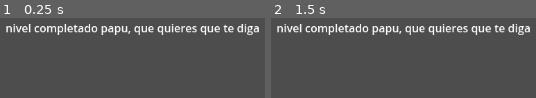
Above: before the commit, frames 1-2 (left to right).
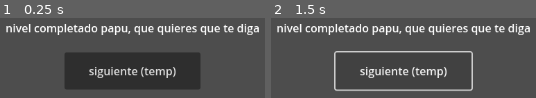
Above: after the commit, the same moments.

Repository: itsbeesfan/kana-warrior
Game: Godot game, scene res://scenes/LevelComplete.tscn
The game is run twice, just before and just after one commit, with the same random seed, the same clock (stepped at 60 frames per second) and the same inputs. Before the commit the project has no main scene; this scene is started directly in both runs.
Inputs (mouse positions are in pixels of both pictures, inside the frame that each line leads up to):
- Up to frame 1 (0.25 s): no input
- Up to frame 2 (1.5 s): click (403, 70) at 0.5 s, where only the run after the commit has a clickable "siguiente (temp)"; tap Enter at 1.25 s; hold Right from 1.28 s (still down); tap Alt at 1.35 s

The runs differ from the first frame. In frame 1, 22% of the frame differs, in the area x 24-76%, y 43-89%; in frame 2, 5.0%.

Commit message:
added level locking feature

Diff:
--- a/kana-warrior/project.godot
+++ b/kana-warrior/project.godot
@@ -11,6 +11,7 @@
 [application]
 
 config/name="kana kenshin"
+run/main_scene="uid://dou5sk06gbaqa"
 config/features=PackedStringArray("4.5", "GL Compatibility")
 config/icon="res://icon.svg"
 
--- a/kana-warrior/scenes/LevelComplete.tscn
+++ b/kana-warrior/scenes/LevelComplete.tscn
@@ -1,4 +1,6 @@
-[gd_scene format=3 uid="uid://c6mnoapp60ypa"]
+[gd_scene load_steps=2 format=3 uid="uid://c6mnoapp60ypa"]
+
+[ext_resource type="Script" uid="uid://dkl3hrlkpwhtj" path="res://scenes/level_complete.gd" id="1_yuutf"]
 
 [node name="LevelComplete" type="Control"]
 layout_mode = 3
@@ -7,6 +9,7 @@
 anchor_bottom = 1.0
 grow_horizontal = 2
 grow_vertical = 2
+script = ExtResource("1_yuutf")
 
 [node name="Label" type="Label" parent="."]
 layout_mode = 1
@@ -22,3 +25,20 @@
 grow_horizontal = 2
 grow_vertical = 2
 text = "nivel completado papu, que quieres que te diga"
+
+[node name="NextButton" type="Button" parent="."]
+layout_mode = 1
+anchors_preset = -1
+anchor_left = 0.5
+anchor_top = 0.597
+anchor_right = 0.5
+anchor_bottom = 0.597
+offset_left = -98.0
+offset_top = -26.605988
+offset_right = 98.0
+offset_bottom = 26.894012
+grow_horizontal = 2
+grow_vertical = 2
+text = "siguiente (temp)"
+
+[connection signal="pressed" from="NextButton" to="." method="_on_next_button_pressed"]
--- /dev/null
+++ b/kana-warrior/scenes/all_hiragana_button.gd
@@ -0,0 +1,12 @@
+extends Button
+
+@export var level_number := 5
+
+# Called when the node enters the scene tree for the first time.
+func _ready() -> void:
+	pass # Replace with function body.
+
+
+# Called every frame. 'delta' is the elapsed time since the previous frame.
+func _process(delta: float) -> void:
+	pass
--- /dev/null
+++ b/kana-warrior/scenes/first_fifteen_button.gd
@@ -0,0 +1,11 @@
+extends Button
+
+@export var level_number := 2
+
+# Called when the node enters the scene tree for the first time.
+func _ready() -> void:
+	pass # Replace with function body.
+
+# Called every frame. 'delta' is the elapsed time since the previous frame.
+func _process(delta: float) -> void:
+	pass
--- /dev/null
+++ b/kana-warrior/scenes/first_five_button.gd
@@ -0,0 +1,12 @@
+extends Button
+
+@export var level_number := 1
+
+
+# Called when the node enters the scene tree for the first time.
+func _ready() -> void:
+	pass # Replace with function body.
+
+# Called every frame. 'delta' is the elapsed time since the previous frame.
+func _process(delta: float) -> void:
+	pass
--- /dev/null
+++ b/kana-warrior/scenes/first_thirty_five_button.gd
@@ -0,0 +1,13 @@
+extends Button
+
+@export var level_number := 4
+
+# Called when the node enters the scene tree for the first time.
+func _ready() -> void:
+	pass # Replace with function body.
+
+
+
+# Called every frame. 'delta' is the elapsed time since the previous frame.
+func _process(delta: float) -> void:
+	pass
--- /dev/null
+++ b/kana-warrior/scenes/first_twenty_five_button.gd
@@ -0,0 +1,12 @@
+extends Button
+
+@export var level_number := 3
+
+# Called when the node enters the scene tree for the first time.
+func _ready() -> void:
+	pass # Replace with function body.
+
+
+# Called every frame. 'delta' is the elapsed time since the previous frame.
+func _process(delta: float) -> void:
+	pass
--- a/kana-warrior/scenes/selectLevel.tscn
+++ b/kana-warrior/scenes/selectLevel.tscn
@@ -1,6 +1,11 @@
-[gd_scene load_steps=2 format=3 uid="uid://diri6chvmpdno"]
+[gd_scene load_steps=7 format=3 uid="uid://diri6chvmpdno"]
 
 [ext_resource type="Script" uid="uid://cnc2xrfodphdl" path="res://scripts/select_level.gd" id="1_yd4kl"]
+[ext_resource type="Script" uid="uid://bj833aujnn8bq" path="res://scenes/first_five_button.gd" id="2_c5rqm"]
+[ext_resource type="Script" uid="uid://batyrmpmqls8" path="res://scenes/first_fifteen_button.gd" id="3_mbmv6"]
+[ext_resource type="Script" uid="uid://n76633din8rm" path="res://scenes/first_twenty_five_button.gd" id="4_gb6kv"]
+[ext_resource type="Script" uid="uid://n07mtosujvwg" path="res://scenes/first_thirty_five_button.gd" id="5_trl3s"]
+[ext_resource type="Script" uid="uid://b65ln3hx5f1c4" path="res://scenes/all_hiragana_button.gd" id="6_u3vox"]
 
 [node name="SelectLevel" type="Control"]
 layout_mode = 3
@@ -27,88 +32,6 @@
 theme_override_font_sizes/font_size = 32
 text = "LEVEL SELECT"
 
-[node name="FirstFiveButton" type="Button" parent="."]
-layout_mode = 1
-anchors_preset = -1
-anchor_left = 0.069000006
-anchor_top = 0.162
-anchor_right = 0.069000006
-anchor_bottom = 0.162
-offset_left = 0.5119934
-offset_top = 0.024002075
-offset_right = 288.38434
-offset_bottom = 164.024
-focus_mode = 0
-
-[node name="FirstFifteenButton" type="Button" parent="."]
-layout_mode = 1
-anchors_preset = -1
-anchor_left = 0.5
-anchor_top = 0.29000002
-anchor_right = 0.5
-anchor_bottom = 0.29000002
-offset_left = -144.0
-offset_top = -82.42001
-offset_right = 144.0
-offset_bottom = 82.57999
-grow_horizontal = 2
-grow_vertical = 2
-focus_mode = 0
-
-[node name="FirstTwentyFiveButton" type="Button" parent="."]
-layout_mode = 1
-anchors_preset = -1
-anchor_left = 0.93100005
-anchor_top = 0.162
-anchor_right = 0.93100005
-anchor_bottom = 0.162
-offset_left = -287.5121
-offset_top = 0.024002075
-offset_right = -0.51208496
-offset_bottom = 164.024
-focus_mode = 0
-
-[node name="FirstThirtyFiveButton" type="Button" parent="."]
-layout_mode = 1
-anchors_preset = -1
-anchor_left = 0.069000006
-anchor_top = 0.605
-anchor_right = 0.069000006
-anchor_bottom = 0.605
-offset_left = 0.5119934
-offset_top = -82.04001
-offset_right = 288.38434
-offset_bottom = 81.95999
-focus_mode = 0
-
-[node name="AllHiraganaButton" type="Button" parent="."]
-layout_mode = 1
-anchors_preset = -1
-anchor_left = 0.5
-anchor_top = 0.606
-anchor_right = 0.5
-anchor_bottom = 0.606
-offset_left = -144.0
-offset_top = -82.68802
-offset_right = 144.0
-offset_bottom = 82.31198
-grow_horizontal = 2
-grow_vertical = 2
-focus_mode = 0
-
-[node name="WIPButton" type="Button" parent="."]
-layout_mode = 1
-anchors_preset = -1
-anchor_left = 0.93100005
-anchor_top = 0.605
-anchor_right = 0.93100005
-anchor_bottom = 0.605
-offset_left = -287.5121
-offset_top = -82.04001
-offset_right = -0.51208496
-offset_bottom = 81.95999
-focus_mode = 0
-
 [node name="BackButton" type="Button" parent="."]
 layout_mode = 1
 anchors_preset = -1
@@ -125,8 +48,100 @@
 focus_mode = 0
 text = "BACK"
 
-[connection signal="pressed" from="FirstFiveButton" to="." method="_on_first_five_button_pressed"]
-[connection signal="pressed" from="FirstFifteenButton" to="." method="_on_first_fifteen_button_pressed"]
-[connection signal="pressed" from="FirstTwentyFiveButton" to="." method="_on_first_twenty_five_button_pressed"]
-[connection signal="pressed" from="FirstThirtyFiveButton" to="." method="_on_first_thirty_five_button_pressed"]
-[connection signal="pressed" from="AllHiraganaButton" to="." method="_on_all_hiragana_button_pressed"]
+[node name="Levels" type="Control" parent="."]
+anchors_preset = 0
+offset_right = 40.0
+offset_bottom = 40.0
+
+[node name="FirstFiveButton" type="Button" parent="Levels" groups=["level_buttons"]]
+layout_mode = 1
+anchors_preset = -1
+anchor_left = 0.069000006
+anchor_top = 0.162
+anchor_right = 0.069000006
+anchor_bottom = 0.162
+offset_left = 77.24
+offset_top = 98.52
+offset_right = 365.11234
+offset_bottom = 262.52
+focus_mode = 0
+script = ExtResource("2_c5rqm")
+
+[node name="FirstFifteenButton" type="Button" parent="Levels" groups=["level_buttons"]]
+layout_mode = 1
+anchors_preset = -1
+anchor_left = 0.5
+anchor_top = 0.29000002
+anchor_right = 0.5
+anchor_bottom = 0.29000002
+offset_left = 412.0
+offset_top = 93.9
+offset_right = 700.0
+offset_bottom = 258.9
+grow_horizontal = 2
+grow_vertical = 2
+focus_mode = 0
+script = ExtResource("3_mbmv6")
+
+[node name="FirstTwentyFiveButton" type="Button" parent="Levels" groups=["level_buttons"]]
+layout_mode = 1
+anchors_preset = -1
+anchor_left = 0.93100005
+anchor_top = 0.162
+anchor_right = 0.93100005
+anchor_bottom = 0.162
+offset_left = 747.76
+offset_top = 98.52
+offset_right = 1034.76
+offset_bottom = 262.52
+focus_mode = 0
+script = ExtResource("4_gb6kv")
+
+[node name="FirstThirtyFiveButton" type="Button" parent="Levels" groups=["level_buttons"]]
+layout_mode = 1
+anchors_preset = -1
+anchor_left = 0.069000006
+anchor_top = 0.605
+anchor_right = 0.069000006
+anchor_bottom = 0.605
+offset_left = 77.24
+offset_top = 285.8
+offset_right = 365.11234
+offset_bottom = 449.8
+focus_mode = 0
+script = ExtResource("5_trl3s")
+
+[node name="AllHiraganaButton" type="Button" parent="Levels" groups=["level_buttons"]]
+layout_mode = 1
+anchors_preset = -1
+anchor_left = 0.5
+anchor_top = 0.606
+anchor_right = 0.5
+anchor_bottom = 0.606
+offset_left = 412.0
+offset_top = 285.76
+offset_right = 700.0
+offset_bottom = 450.76
+grow_horizontal = 2
+grow_vertical = 2
+focus_mode = 0
+script = ExtResource("6_u3vox")
+
+[node name="WIPButton" type="Button" parent="Levels"]
+layout_mode = 1
+anchors_preset = -1
+anchor_left = 0.93100005
+anchor_top = 0.605
+anchor_right = 0.93100005
+anchor_bottom = 0.605
+offset_left = 747.76
+offset_top = 285.8
+offset_right = 1034.76
+offset_bottom = 449.8
+focus_mode = 0
+
+[connection signal="pressed" from="Levels/FirstFiveButton" to="." method="_on_first_five_button_pressed"]
+[connection signal="pressed" from="Levels/FirstFifteenButton" to="." method="_on_first_fifteen_button_pressed"]
+[connection signal="pressed" from="Levels/FirstTwentyFiveButton" to="." method="_on_first_twenty_five_button_pressed"]
+[connection signal="pressed" from="Levels/FirstThirtyFiveButton" to="." method="_on_first_thirty_five_button_pressed"]
+[connection signal="pressed" from="Levels/AllHiraganaButton" to="." method="_on_all_hiragana_button_pressed"]
--- a/kana-warrior/scripts/Global.gd
+++ b/kana-warrior/scripts/Global.gd
@@ -3,6 +3,8 @@
 var selected_kana_set = {}
 var selected_background = ""
 var selected_rounds := 10
+var unlocked_level := 1
+var selected_level := 1
 
 const HIRAGANA_5 = {
 	"あ":"a","い":"i","う":"u","え":"e","お":"o"
--- a/kana-warrior/scripts/quiz.gd
+++ b/kana-warrior/scripts/quiz.gd
@@ -61,6 +61,11 @@
 	new_question()
 
 func level_complete():
+	var level = Global.selected_level
+
+	if Global.unlocked_level < level + 1:
+		Global.unlocked_level = level + 1
+
 	print("NIVEL COMPLETADOOOOAOAOAOOAOA")
 	get_tree().change_scene_to_file("res://scenes/LevelComplete.tscn")
 
--- a/kana-warrior/scripts/select_level.gd
+++ b/kana-warrior/scripts/select_level.gd
@@ -3,8 +3,11 @@
 
 # Called when the node enters the scene tree for the first time.
 func _ready() -> void:
-	pass # Replace with function body.
-
+	for button in get_tree().get_nodes_in_group("level_buttons"):
+		if button.level_number > Global.unlocked_level:
+			button.disabled = true
+		else:
+			button.disabled = false
 
 # Called every frame. 'delta' is the elapsed time since the previous frame.
 func _process(delta: float) -> void:
Not shown, added: kana-warrior/scenes/all_hiragana_button.gd.uid
Not shown, added: kana-warrior/scenes/first_fifteen_button.gd.uid
Not shown, added: kana-warrior/scenes/first_five_button.gd.uid
Not shown, added: kana-warrior/scenes/first_thirty_five_button.gd.uid
Not shown, added: kana-warrior/scenes/first_twenty_five_button.gd.uid
